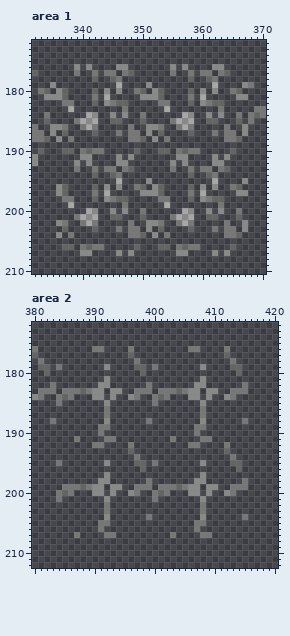
Two versions of one pixel-art file, src/main/source_files/panels.aseprite. This is how it looked before the edit.
432x448 pixels, 1 frame. Colours within 5 levels of each other are drawn and written as one. Shown: area 1: x 332..370, y 172..210; area 2: x 380..420, y 172..212. The commit also changed other parts of the picture, which this record leaves out.
After:
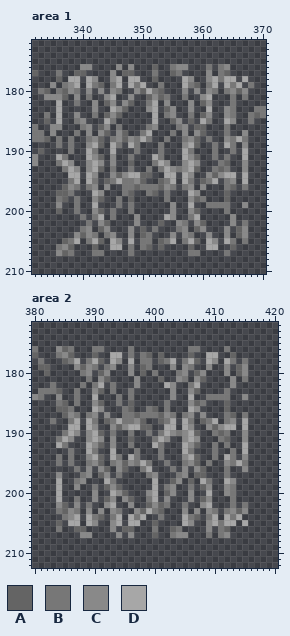
Palette (. is transparent): A #646464  B #777777  C #898989  D #a7a7a7
What changed:
Changed rows in their new state; - is an unchanged pixel.
Area 1, layer "base":
first column x 336:
176 ---.C------.C---A--BC----B.BC---
177 B--AA-.-.C-A----B--AB-.-.C------
178 A-DD-DC--CD-DD--A----DC--CDBDD-D
179 -BCD-DBA-B--DBD.-B---DBA-B--DBD.
180 B-CB-C.C.CB--C-DB----C.C.CB-BC-C
181 ---C-B.-CD--C-.A--B--B.-CD---B.B
182 D..B--C-AC.CA--BD.C---C-AC..-B--
183 D-.---C--DCA---CD-AC--C--D-.CB--
184 D--C-.B-A-A.--.-D-BC-.B-A--.CB.-
185 D---C..-DB.---.-D--AC.A-DB.-DC.-
186 -.---C.AC-B-.--B-.---C.AA------.
187 -.-B-C.CA-CA..BD-.-B-C.CA-.--.--
188 B----BCA-BCAC-DB.----BCA-B--C-DB
189 B-B--CDA-DB-DB---B---CDA--B-DB-C
190 -.B-.D-.-D---B---B.-.D-.--B--B-D
191 DB--.DCA-C.-B---DB--.DCA--B-B--D
192 BDC.--DC-C..A---BDC.--DC--.BA--C
193 -BDC-CDA.--.B--B-BDCBCDA..BAB--C
194 --DD-DC--CACDDAA--DD-DC--CACDD-D
195 --BD-DB-AB-BBCA.-ABD-DB-AB--BC-D
196 .-CB-BC---.BBABBB-CB-BC---.-BA.B
197 A-B---DC.--BA-.BA.B---DC.---A-..
198 BA.B--CA..B.A----.----CAB...A---
199 C-.B--D---B.B-----.C--D--BB-B--C
200 A--B-.-A-B-.B-.----C-.-A-.-.B-.-
201 ---.B.BD-B.--C.---DC..BD-..--C.-
202 ..--.B.CA---.C-..A--CB.CA---.C-B
203 -.--BC.AC-.-C.A.B.--BC.AC-.-C.A-
204 .-.CACB-BC--C.-B.-.C-CB--C--C.-C
205 -ABD-BDA-DC-D-BB-ABD-BDA-DC-DB-B
206 BC--..A.-DD-B.BA--.-..A.-DD-----
207 CAB-..BB--.-B-------..BB--.-B---
Area 2, layer "base":
first column x 384:
176 CAB-----------------------------
177 BCA---A--DD-B-BA-A----A--DD-.A--
178 -ABD-BDA-DC-D.BB-ABD-BDA-DC-D--B
179 .--CACB-BC--C.-B.--C-CB-.C--C.-C
180 ----BC-AC---C---B---BC-AC---C--C
181 -----B-CA----C---A--CB-CA----C-B
182 ----B-BD.B---C-.--DC--BD.----C-.
183 A..-..-A-B.-B...-..C..-A-..-B...
184 C..B--D.-.B-B.--...C--D.-BBBB.-C
185 -A-B--CA.-B-A---.-B---CAB---A---
186 AAB---DC.--BA--BA-B---DC.---A---
187 -ACB-BC-C--BBABBBACB-BC-C---BA-B
188 --BD-DB-ABDBBCA.-ABD-DB-ABD-BC-D
189 --DD-DC..CACDDAA--DD-DC..CACDD-D
190 -BDC-CDA-B--B--B-BDCBCDA--BAB--C
191 BDC.-CDC.C--A---BDC.-CDC..-BA--C
192 DB---DCA-C------DB---DCA--B----D
193 --B--DB--D--.B---B---DB---B-.B-D
194 B-B--CDA-DB-D----B---CDA--B-D--C
195 --B--BCA.BCACBDB.-B--BCA.B--CBDB
196 ---B-C-CA-CA--BD---B-C-CA---B-.C
197 C---BC-A--B----BC---BC-AA---B---
198 D--BC--.DB-----.D--AC-A.DB--DC-.
199 D..C..B.A-A--...D.-C..B.A-.-C-..
200 D..----.-DCA..-CD.AC---.-D------
201 D--B--C-AC-CA--BD-C---C-AC---B--
202 CA-C-B--CD--C--ACAB--B--CD---B-B
203 BACB-C-C.CB--CADBA---C-C.CB-BCAC
204 -BCD-DBA.BD-DBD.-B---DBA.BD-DBD.
205 A-DD-DC..CD-DD--A----DC..CDBDD-D
206 B--AA--.-C-AA---B--AB--.-C-BA---
207 ---.CC--..C-C---A---CC--.--BC---
Boxes around the changes in both pictures, in picture pixels (x1, y1, x2, y2):
changed: (56, 64, 248, 256)
changed: (56, 346, 248, 538)
